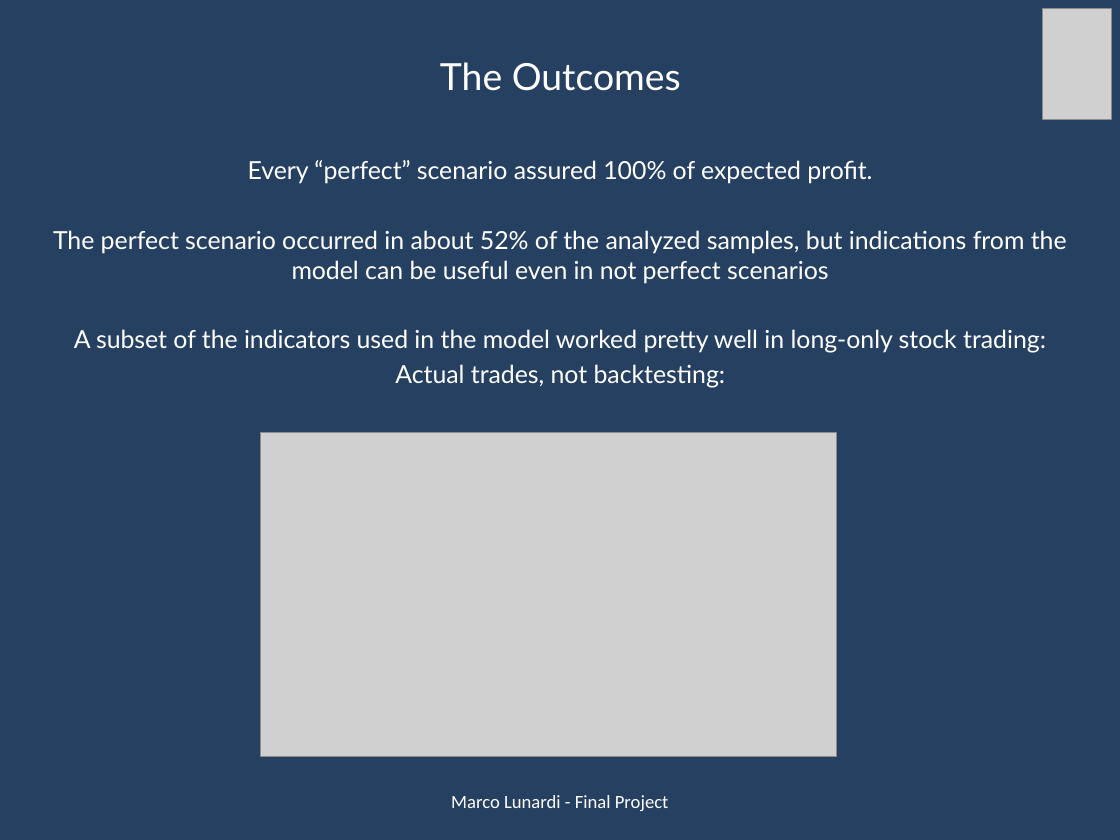
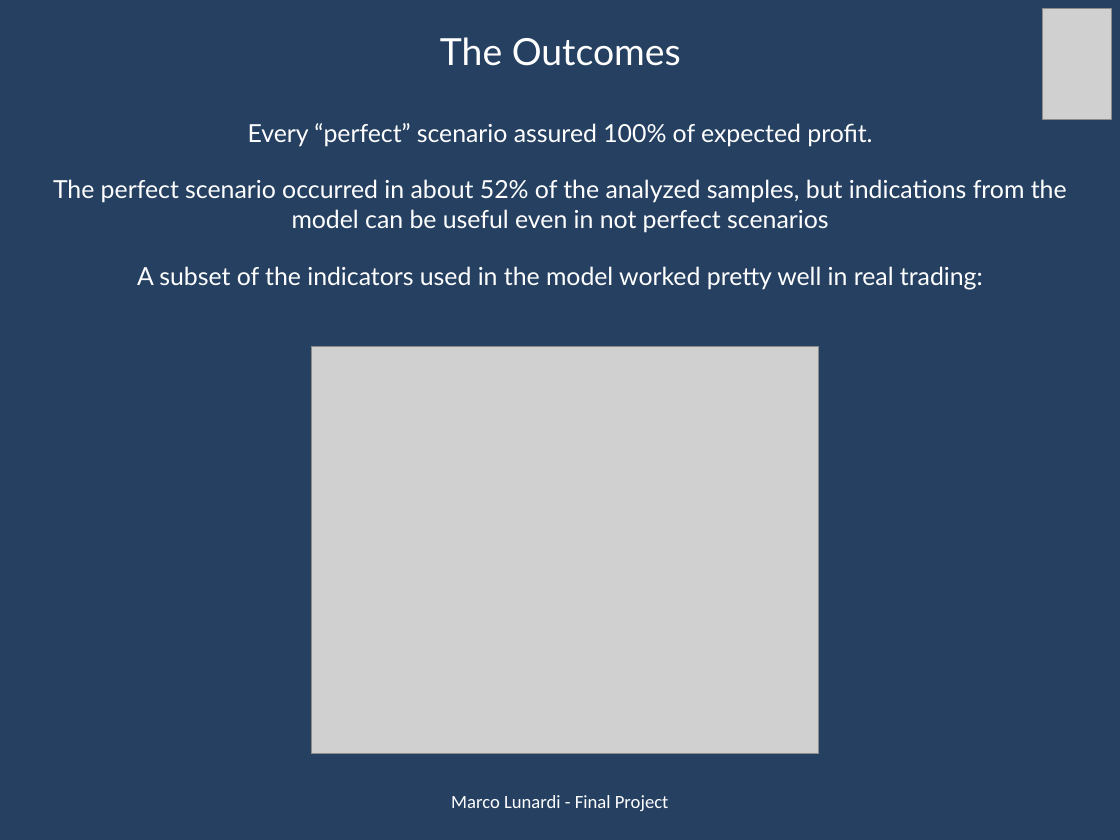
Before and after one commit to marcolunardi/metis, a slide deck: slide 8 of kojak_work/Metis Kojak.pptx. Drawn at 1120x840 pixels with LibreOffice and Linux fonts; fonts in the diff are those of the drawing; grey boxes stand for pictures. Boxes give left, top, right and bottom in pixels: in the first picture for what was removed or moved away, otherwise in the second. Text is boxed around its words. In the diff, an @@ line names an element or a change of style, - is before the commit and + after.

```diff
--- a/kojak_work/Metis Kojak.pptx
+++ b/kojak_work/Metis Kojak.pptx
@@ text "The Outcomes" moved from (x1=53, y1=62, x2=1067, y2=388) to (x1=53, y1=37, x2=1067, y2=290) @@
@@ text at (x1=137, y1=266, x2=983, y2=290): text changed @@
-A subset of the indicators used in the model worked pretty well in long-only stock trading:
-Actual trades, not backtesting:
+A subset of the indicators used in the model worked pretty well in real trading:
@@ picture resized from (x1=261, y1=432, x2=838, y2=756) to (x1=311, y1=346, x2=819, y2=754) @@
```
Also in this commit, not shown: 5 other slides changed, 1 slide added, 7 other files.
